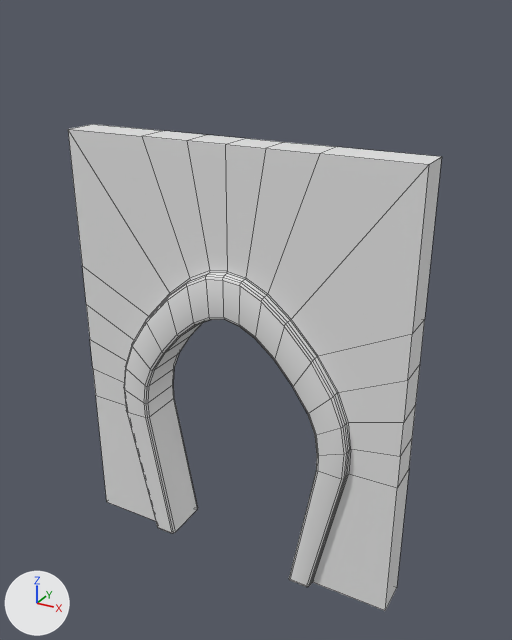
Before and after pictures for a commit that changed the FBX model Assets/Art/Environment/Meshes/SM_Doorway.fbx.
Both versions are drawn from a 50 mm lens placed at (5.62, -5.97, 6.2), pointed at (2.16, 0.32, 3.06). Lighting does not change. The marker at lower left points along +X, +Y and +Z. Mesh edges are drawn as thin lines. Where no turn or scale is listed for an object, it has been applied to the vertices.

Before the edit, the objects in view are built like this:
```python
me_cube_030 = bpy.data.meshes.new('Cube.030')
me_cube_030.from_pydata(...)  # 342 vertices, 342 faces; spans x 0.0..4.0, y -0.1..0.5, z 0.0..5.0
ob_sm_doorway = bpy.data.objects.new('SM_Doorway', me_cube_030)
ob_sm_doorway.location = (0.0, 0.0, 0.0)
```
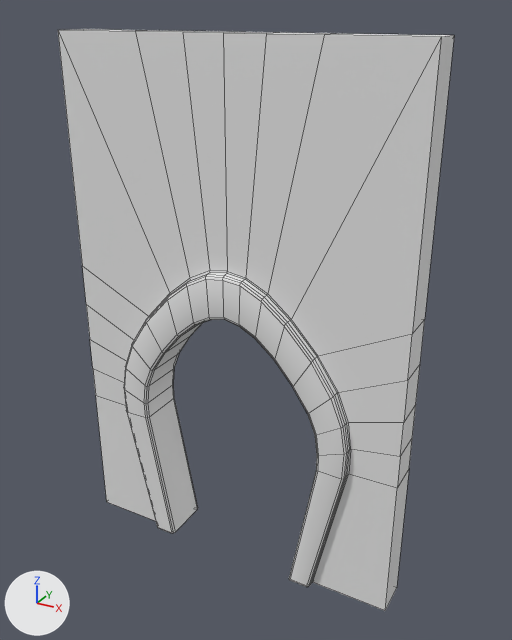
Boxes [x1, y1, x2, y2] around the edits, measured in the pictures (512 x 640 px; the box of a moved part takes in the faces that stretch with it):
'SM_Doorway', reshaped (19% taller)
    before: [68, 124, 442, 611]
    after: [58, 29, 454, 611]
part 1 of me_cube_030, moved or reshaped
    before: [68, 124, 442, 320]
    after: [58, 29, 454, 320]

What the commit changed:
me_cube_030 has 342 vertices, 342 faces and spans x 0.0..4.0, y -0.1..0.5, z 0.0..5.0.
me_cube_030 is used by ob_sm_doorway; location (0.0, 0.0, 0.0).
me_cube_030 part 1: all 14 vertices in x 0.0..4.0, y 0.0..0.4, z 5.0 are moved by (0.0, 0.0, 1.0).
